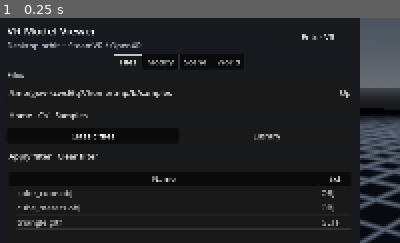
Above: before the commit, frame 1.
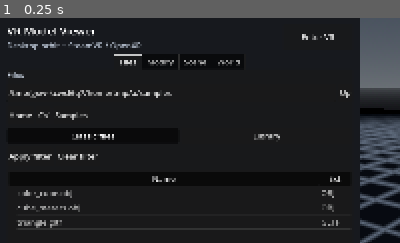
Above: after the commit, the same moment.

Repository: Sainin3D/VRViewer
Game: Godot game, scene res://scenes/main.tscn
The game is run twice, just before and just after one commit, with the same random seed, the same clock (stepped at 60 frames per second) and the same inputs.
Inputs:
- Up to frame 1 (0.25 s): no input
The pictures show only the part of the screen within x 0-50%, y 0-50%; the shares and areas given below are measured in that part.

The runs differ from the first frame. In frame 1, 0.1% of the frame differs, in the area x 33-43%, y 32-35%.

Commit message:
Add VR_UI_SCALE so chrome stays big without eating the board.
Default 2.0 (~80px buttons, chunkier tabs). Keyboard uses a 10-col scaled grid with scroll backup. Dial VR_UI_SCALE toward 1.0 to regress.

Diff:
--- a/scripts/main.gd
+++ b/scripts/main.gd
@@ -4,6 +4,15 @@
 const PANEL_WIDTH := 720.0
 const UI_DESKTOP := Vector2i(720, 1600)
 const UI_VR := Vector2i(1920, 1480)
+
+# Single knob for VR chrome. 2.0 ≈ double desktop hit targets (usable).
+# Dial toward 1.0 to regress toward desktop sizes without another rewrite.
+# Previous 3–4× attempt (~150px buttons) hid controls / half the keyboard.
+const VR_UI_SCALE := 2.0
+const VR_BTN_BASE := 40.0
+const VR_FONT_BASE := 16.0
+const VR_SLIDER_BASE := 28.0
+const VR_TAB_FONT_MULT := 1.4  # tabs stay chunkier than body buttons
 
 var _world: Node3D
 var _stage: EnvironmentStage
@@ -454,45 +463,50 @@
 	if _ui_viewport:
 		vp_h = _ui_viewport.size.y
 		vp_w = _ui_viewport.size.x
-	# Cover most of the board so letter rows are never clipped.
+	# Tall overlay; keys sized from VR_UI_SCALE so all letters fit (scroll as backup).
 	_kb_panel.set_anchors_and_offsets_preset(Control.PRESET_BOTTOM_WIDE)
-	_kb_panel.anchor_top = 0.28
+	_kb_panel.anchor_top = 0.18
 	_kb_panel.offset_top = 0
 	_kb_panel.offset_left = 8
 	_kb_panel.offset_right = -8
 	_kb_panel.offset_bottom = -8
 	var col := VBoxContainer.new()
-	col.add_theme_constant_override("separation", 14)
+	col.add_theme_constant_override("separation", 10)
 	col.size_flags_vertical = Control.SIZE_EXPAND_FILL
 	_kb_panel.add_child(col)
 	var head := HBoxContainer.new()
 	_kb_title = Label.new()
 	_kb_title.text = "Keyboard"
 	_kb_title.size_flags_horizontal = Control.SIZE_EXPAND_FILL
-	_kb_title.add_theme_font_size_override("font_size", 40)
+	var kb_font := _vr_font()
+	var kb_btn := int(round(_vr_btn_h()))
+	_kb_title.add_theme_font_size_override("font_size", kb_font + 4)
 	head.add_child(_kb_title)
 	var close_b := Button.new()
 	close_b.text = "Close"
 	close_b.focus_mode = Control.FOCUS_NONE
-	close_b.custom_minimum_size = Vector2(220, 120)
-	close_b.add_theme_font_size_override("font_size", 36)
+	close_b.custom_minimum_size = Vector2(maxi(160, kb_btn * 2), kb_btn)
+	close_b.add_theme_font_size_override("font_size", kb_font)
 	close_b.pressed.connect(_hide_popout_keyboard)
 	head.add_child(close_b)
 	col.add_child(head)
 	var scroll := ScrollContainer.new()
 	scroll.size_flags_vertical = Control.SIZE_EXPAND_FILL
 	scroll.horizontal_scroll_mode = ScrollContainer.SCROLL_MODE_DISABLED
+	scroll.vertical_scroll_mode = ScrollContainer.SCROLL_MODE_AUTO
 	col.add_child(scroll)
 	var grid := GridContainer.new()
-	grid.columns = 7
-	grid.add_theme_constant_override("h_separation", 12)
-	grid.add_theme_constant_override("v_separation", 12)
+	grid.columns = 10
+	grid.add_theme_constant_override("h_separation", 8)
+	grid.add_theme_constant_override("v_separation", 8)
 	grid.size_flags_horizontal = Control.SIZE_EXPAND_FILL
 	_keyboard_grid = grid
 	scroll.add_child(grid)
-	var key_px := 130.0
+	# Fit ~10 columns across; clamp so keys stay pointer-friendly but do not erase rows.
+	var key_px := 64.0 * VR_UI_SCALE
 	if vp_w > 0:
-		key_px = clampf(float(vp_w) / 9.0, 110.0, 160.0)
+		key_px = minf(key_px, float(vp_w - 80) / 11.0)
+	key_px = clampf(key_px, 48.0, 96.0)
 	var keys := "1234567890QWERTYUIOPASDFGHJKLZXCVBNM-,"
 	for i in keys.length():
 		var ch := keys.substr(i, 1)
@@ -500,30 +514,30 @@
 		b.text = ch
 		b.focus_mode = Control.FOCUS_NONE
 		b.custom_minimum_size = Vector2(key_px, key_px)
-		b.add_theme_font_size_override("font_size", 44)
+		b.add_theme_font_size_override("font_size", kb_font)
 		# bind avoids loop-capture bugs so each key types its own character
 		b.pressed.connect(_type_into_name.bind(ch))
 		grid.add_child(b)
 	var row := HBoxContainer.new()
-	row.add_theme_constant_override("separation", 12)
+	row.add_theme_constant_override("separation", 10)
 	var space := Button.new()
 	space.text = "Space"
 	space.focus_mode = Control.FOCUS_NONE
-	space.custom_minimum_size = Vector2(0, 130)
+	space.custom_minimum_size = Vector2(0, kb_btn)
 	space.size_flags_horizontal = Control.SIZE_EXPAND_FILL
-	space.add_theme_font_size_override("font_size", 40)
+	space.add_theme_font_size_override("font_size", kb_font)
 	space.pressed.connect(_type_into_name.bind(" "))
 	var bk := Button.new()
 	bk.text = "Bksp"
 	bk.focus_mode = Control.FOCUS_NONE
-	bk.custom_minimum_size = Vector2(240, 130)
-	bk.add_theme_font_size_override("font_size", 40)
+	bk.custom_minimum_size = Vector2(maxi(140, kb_btn * 2), kb_btn)
+	bk.add_theme_font_size_override("font_size", kb_font)
 	bk.pressed.connect(_backspace_name)
 	var ent := Button.new()
 	ent.text = "Enter"
 	ent.focus_mode = Control.FOCUS_NONE
-	ent.custom_minimum_size = Vector2(240, 130)
-	ent.add_theme_font_size_override("font_size", 40)
+	ent.custom_minimum_size = Vector2(maxi(140, kb_btn * 2), kb_btn)
+	ent.add_theme_font_size_override("font_size", kb_font)
 	ent.pressed.connect(_on_keyboard_enter)
 	row.add_child(space)
 	row.add_child(bk)
@@ -1034,6 +1048,23 @@
 			_fit_desktop_viewport()
 
 
+
+func _vr_btn_h() -> float:
+	return VR_BTN_BASE * VR_UI_SCALE
+
+
+func _vr_font() -> int:
+	return maxi(int(round(VR_FONT_BASE * VR_UI_SCALE)), 14)
+
+
+func _vr_slider_h() -> float:
+	return VR_SLIDER_BASE * VR_UI_SCALE
+
+
+func _vr_tab_font() -> int:
+	return maxi(int(round(VR_FONT_BASE * VR_UI_SCALE * VR_TAB_FONT_MULT)), 18)
+
+
 func _apply_ui_mode(wide: bool) -> void:
 	if _ui_viewport == null or _tabs == null:
 		return
@@ -1045,42 +1076,40 @@
 	if _desktop_host:
 		_desktop_host.offset_right = PANEL_WIDTH
 		_desktop_host.visible = not wide
-	# VR hit targets ~3-4x the old 40px desktop chrome.
-	var btn_h := 150 if wide else 44
-	var font_vr := 36 if wide else 16
-	var list_h := 620 if wide else 180
-	var preview_h := 220 if wide else 120
+	var btn_h := int(round(_vr_btn_h())) if wide else 44
+	var font_vr := _vr_font() if wide else 16
+	var slider_h := _vr_slider_h() if wide else 36.0
+	# Lists grow gently with scale so chrome does not shove controls off-board.
+	var list_h := int(round(280.0 + 80.0 * VR_UI_SCALE)) if wide else 180
+	var preview_h := int(round(120.0 + 40.0 * VR_UI_SCALE)) if wide else 120
 	if _file_list:
 		_file_list.custom_minimum_size = Vector2(0, list_h)
 		_file_list.add_theme_font_size_override("font_size", font_vr)
 	if _parts_list:
-		_parts_list.custom_minimum_size = Vector2(0, 360 if wide else 200)
+		_parts_list.custom_minimum_size = Vector2(0, int(round(200.0 + 60.0 * VR_UI_SCALE)) if wide else 200)
 		_parts_list.add_theme_font_size_override("font_size", font_vr)
 	if _scene_list:
-		_scene_list.custom_minimum_size = Vector2(0, 320 if wide else 160)
+		_scene_list.custom_minimum_size = Vector2(0, int(round(160.0 + 50.0 * VR_UI_SCALE)) if wide else 160)
 	if _splat_list:
-		_splat_list.custom_minimum_size = Vector2(0, 240 if wide else 140)
+		_splat_list.custom_minimum_size = Vector2(0, int(round(140.0 + 40.0 * VR_UI_SCALE)) if wide else 140)
 	if _pack_preview:
 		_pack_preview.custom_minimum_size = Vector2(0, preview_h)
 	if _tag_filter:
-		_tag_filter.custom_minimum_size = Vector2(0, 56 if wide else 0)
+		_tag_filter.custom_minimum_size = Vector2(0, btn_h if wide else 0)
 		_tag_filter.add_theme_font_size_override("font_size", font_vr)
 	if _btn_add_pack:
 		_btn_add_pack.custom_minimum_size = Vector2(0, btn_h)
 		_btn_add_pack.add_theme_font_size_override("font_size", font_vr)
 	_apply_file_list_columns()
 	if wide:
-		# Roughly double Modify / Scene / World hit targets; Files uses the sizes above.
-		_bulk_vr_chrome(_col_modify, 150.0, 36, 96.0)
-		_bulk_vr_chrome(_col_scene, 150.0, 36, 96.0)
-		_bulk_vr_chrome(_col_world, 150.0, 36, 96.0)
-		_bulk_vr_chrome(_col_files, 150.0, 36, 96.0)
+		_bulk_vr_chrome(_col_modify, float(btn_h), font_vr, slider_h)
+		_bulk_vr_chrome(_col_scene, float(btn_h), font_vr, slider_h)
+		_bulk_vr_chrome(_col_world, float(btn_h), font_vr, slider_h)
+		_bulk_vr_chrome(_col_files, float(btn_h), font_vr, slider_h)
 		if _pack_detail_pane:
-			_bulk_vr_chrome(_pack_detail_pane, 150.0, 36, 96.0)
+			_bulk_vr_chrome(_pack_detail_pane, float(btn_h), font_vr, slider_h)
 		if _files_load_row:
-			_bulk_vr_chrome(_files_load_row, 150.0, 36, 96.0)
-		if _tabs:
-			_tabs.add_theme_font_size_override("font_size", 40)
+			_bulk_vr_chrome(_files_load_row, float(btn_h), font_vr, slider_h)
 		_rebuild_popout_keyboard_if_needed()
 	if _btn_recenter_board:
 		_btn_recenter_board.visible = wide
@@ -1090,9 +1119,8 @@
 			# Files can stay tight; other tabs may need a little scroll after control upscale.
 			sc.vertical_scroll_mode = ScrollContainer.SCROLL_MODE_AUTO
 	if _files_scroll:
-		_files_scroll.vertical_scroll_mode = (
-			ScrollContainer.SCROLL_MODE_DISABLED if wide else ScrollContainer.SCROLL_MODE_AUTO
-		)
+		# Always allow scroll so oversized chrome never eats controls.
+		_files_scroll.vertical_scroll_mode = ScrollContainer.SCROLL_MODE_AUTO
 	if _files_load_row:
 		_files_load_row.visible = true
 	_ensure_popout_keyboard()
@@ -1103,7 +1131,8 @@
 	if _status:
 		_status.add_theme_font_size_override("font_size", 16 if wide else 14)
 	if _tabs:
-		_tabs.add_theme_font_size_override("font_size", 18 if wide else 16)
+		# Applied last so it is not stomped; tabs stay bigger than body buttons in VR.
+		_tabs.add_theme_font_size_override("font_size", _vr_tab_font() if wide else 16)
 	if _xr and _xr.board:
 		_xr.board.use_viewport(_ui_viewport)
 
@@ -1131,8 +1160,8 @@
 func _btn(text: String, cb: Callable) -> Button:
 	var b := Button.new()
 	b.text = text
-	b.custom_minimum_size = Vector2(0, 150 if _vr_wide else 40)
-	b.add_theme_font_size_override("font_size", 36 if _vr_wide else 16)
+	b.custom_minimum_size = Vector2(0, int(round(_vr_btn_h())) if _vr_wide else 40)
+	b.add_theme_font_size_override("font_size", _vr_font() if _vr_wide else 16)
 	b.pressed.connect(cb)
 	return b
 
@@ -1302,10 +1331,11 @@
 		(o as OptionButton).custom_minimum_size = Vector2(0, btn_h)
 		(o as OptionButton).add_theme_font_size_override("font_size", font)
 	for lab in root.find_children("*", "Label", true, false):
-		(lab as Label).add_theme_font_size_override("font_size", max(font - 4, 18))
+		(lab as Label).add_theme_font_size_override("font_size", maxi(font - 4, 14))
 	for lst in root.find_children("*", "ItemList", true, false):
 		(lst as ItemList).add_theme_font_size_override("font_size", font)
-		(lst as ItemList).custom_minimum_size = Vector2(0, max((lst as ItemList).custom_minimum_size.y, 360.0))
+		var min_list_h := 200.0 + 40.0 * VR_UI_SCALE
+		(lst as ItemList).custom_minimum_size = Vector2(0, max((lst as ItemList).custom_minimum_size.y, min_list_h))
 	if _file_list:
 		_file_list.add_theme_font_size_override("font_size", font)
 
